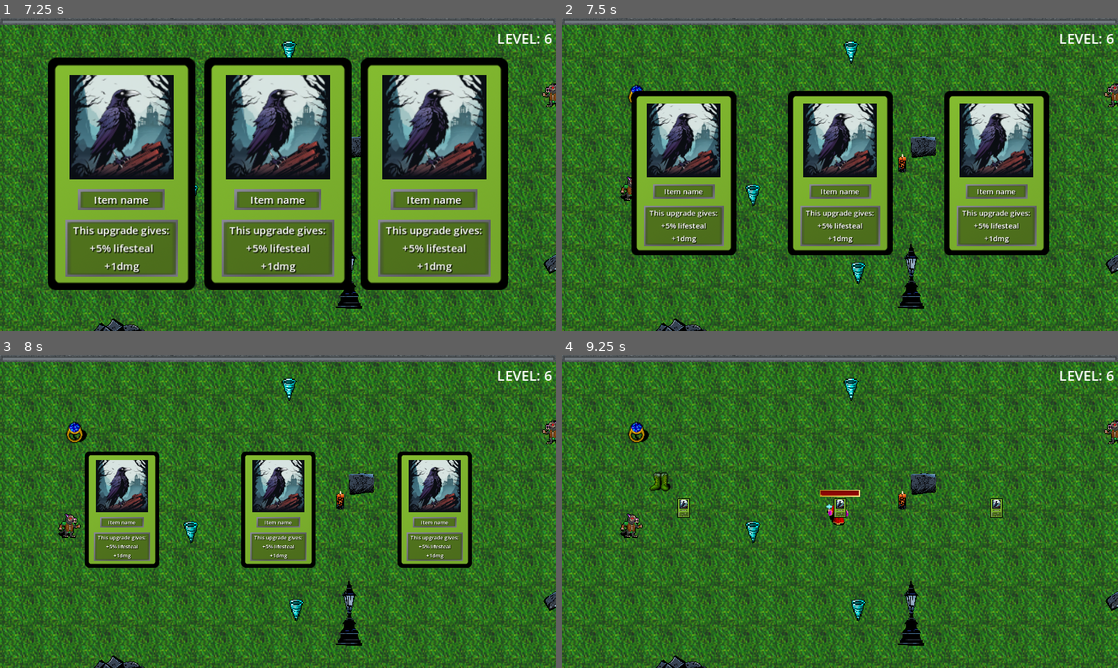
Above: before the commit, frames 1-4 (two rows, left to right).
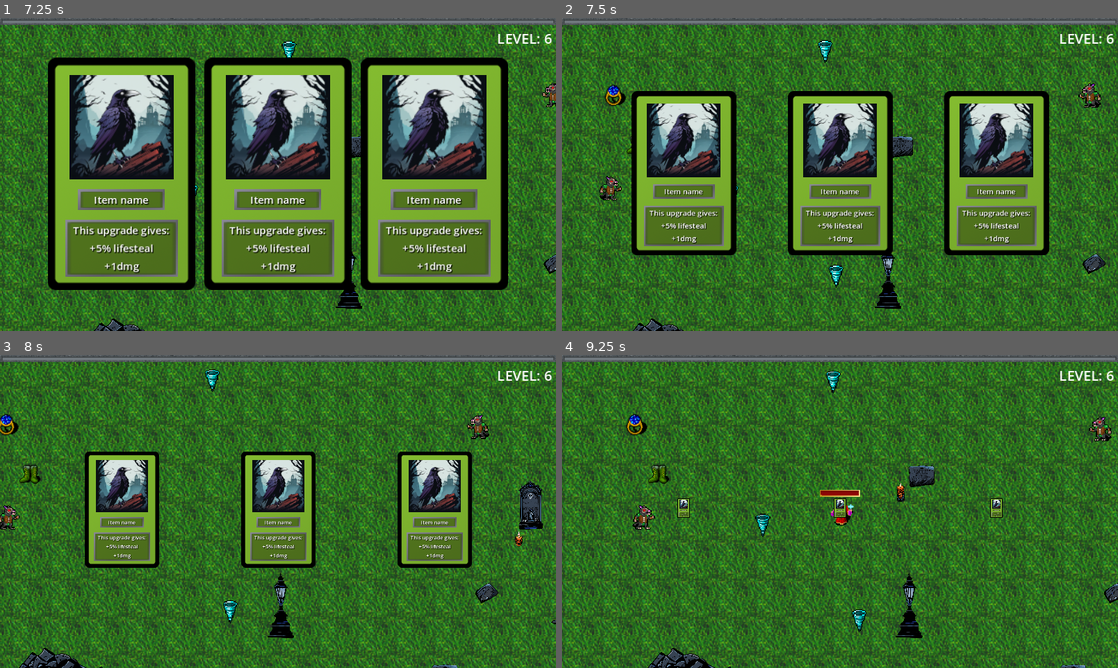
Above: after the commit, the same moments.

Repository: AGH-Code-Industry/monstrous-tide
Game: Godot game, scene res://Assets/World/world.tscn
Same seed, same stepped clock (60 frames per second), same inputs: the game is played once before the commit and once after it.
Inputs (mouse positions are in pixels of both pictures, inside the frame that each line leads up to):
- Up to frame 1 (7.25 s): tap Enter at 0.5 s; move the mouse to (400, 158) at 0.52 s; press the mouse at (400, 158) at 0.53 s; hold D (right) 0.53-1.28 s; move the mouse to (166, 190) at 1.27 s; release the mouse at (166, 190) at 1.28 s; hold S (down) 1.28-2.03 s; click (166, 190) at 1.35 s; move the mouse to (333, 105) at 2.02 s; press the mouse at (333, 105) at 2.03 s; hold D (right) 2.03-2.78 s; move the mouse to (250, 237) at 2.77 s; release the mouse at (250, 237) at 2.78 s; hold W (up) 2.78-3.53 s; click (250, 237) at 2.85 s; move the mouse to (444, 221) at 3.52 s; press the mouse at (444, 221) at 3.53 s; hold A (left) 3.53-5.03 s; move the mouse to (111, 127) at 4.27 s; release the mouse at (111, 127) at 4.28 s; click (111, 127) at 4.35 s; move the mouse to (305, 174) at 5.02 s; press the mouse at (305, 174) at 5.03 s; hold S (down) 5.03-5.78 s; move the mouse to (194, 96) at 5.77 s; release the mouse at (194, 96) at 5.78 s; hold D (right) 5.78-6.53 s; click (194, 96) at 5.85 s; move the mouse to (400, 158) at 6.52 s; press the mouse at (400, 158) at 6.53 s; hold W (up) from 6.53 s (still down)
- Up to frame 2 (7.5 s): move the mouse to (684, 174) at 7.27 s; release W (up) at 7.28 s; release the mouse at (684, 174) at 7.28 s; hold D (right) from 7.28 s (still down); click (684, 174) at 7.35 s
- Up to frame 3 (8 s): keep holding D (right)
- Up to frame 4 (9.25 s): move the mouse to (684, 508) at 8.02 s; release D (right) at 8.03 s; press the mouse at (684, 508) at 8.03 s; hold S (down) 8.03-8.78 s; tap Space (DEBUG_manual_heal) at 8.75 s; move the mouse to (840, 511) at 8.77 s; release the mouse at (840, 511) at 8.78 s; hold A (left) from 8.78 s (still down); click (840, 511) at 8.85 s

Frame 1 is identical in both runs. In frame 2, 33% of the frame differs, in the area x 0-100%, y 2-100%; in frame 3, 42%; in frame 4, 45%.

Commit message:
polishing 2

Diff:
--- a/Assets/Utility/Managers/experience_manager.gd
+++ b/Assets/Utility/Managers/experience_manager.gd
@@ -18,7 +18,5 @@
 		current_level += 1
 		points_to_levelup += 5
 		GameEvents.emit_update_experience_bar(current_points, points_to_levelup, current_level)
-	if levels_to_lvlup > 0:
-		GameEvents.emit_level_up_signal(levels_to_lvlup)
-		levels_to_lvlup = 0
+	GameEvents.emit_level_up_signal(levels_to_lvlup)
 	GameEvents.emit_update_experience_bar(current_points, points_to_levelup, current_level)
--- a/Assets/Utility/UI/LvlUps/LvlUpCard.gd
+++ b/Assets/Utility/UI/LvlUps/LvlUpCard.gd
@@ -21,9 +21,9 @@
 			continue
 		card.disabled = true
 		card.animation_player.play("out")
+	get_tree().paused = false
 	animation_player.play("out")
 	await animation_player.animation_finished
-	get_tree().paused = false
 	GameEvents.emit_upgrade_selected()
 
 
